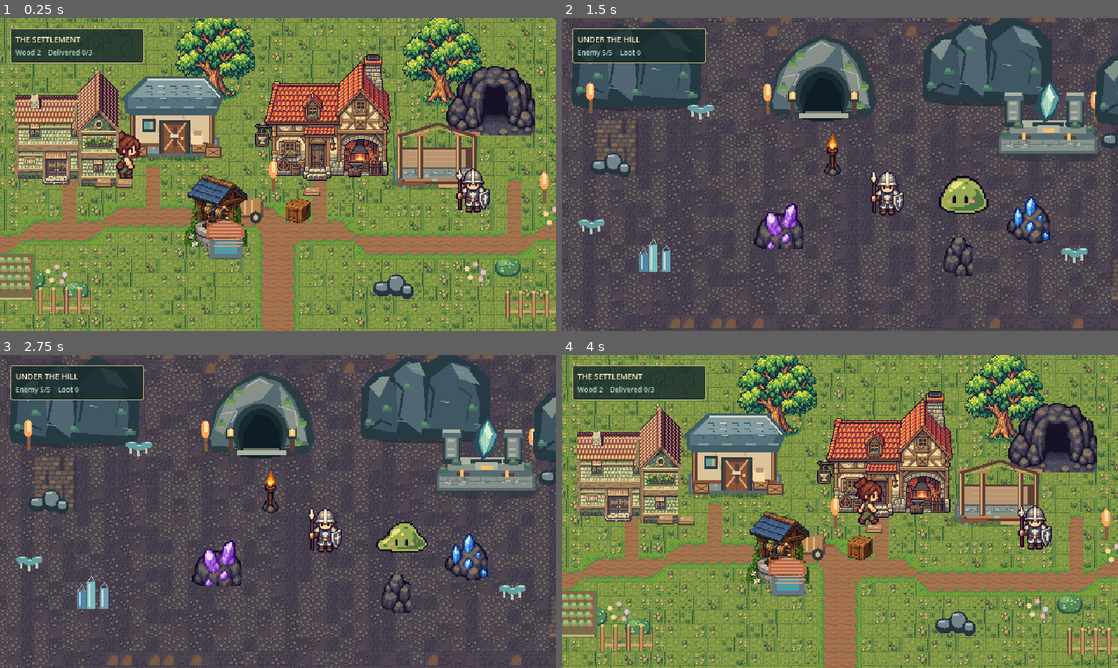
Above: before the commit, frames 1-4 (two rows, left to right).
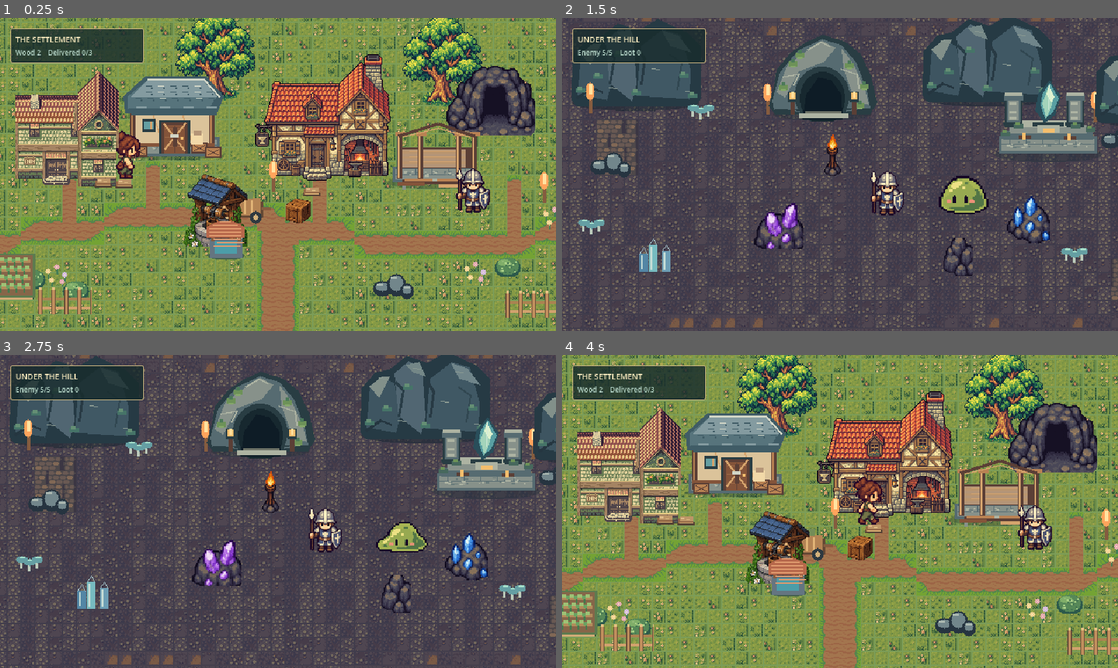
Above: after the commit, the same moments.

Repository: Stoffe101/PixelTown
Game: Godot game, scene res://scenes/main.tscn
Two runs of this game, one before a commit and one after it. Both use one fixed random seed, a clock stepped at 60 frames per second and the inputs below.
Inputs (mouse positions are in pixels of both pictures, inside the frame that each line leads up to):
- Up to frame 1 (0.25 s): no input
- Up to frame 2 (1.5 s): tap Enter at 0.5 s; move the mouse to (962, 158) at 0.52 s; tap Tab at 0.6 s; click (962, 158) at 0.67 s; tap Space at 0.77, 1.25 s; drag from (728, 190) to (812, 237) at 1.27 s
- Up to frame 3 (2.75 s): move the mouse to (333, 442) at 2.02 s; tap 2 at 2.1 s; click (333, 442) at 2.17 s
- Up to frame 4 (4 s): drag from (812, 574) to (673, 464) at 2.77 s; move the mouse to (1006, 558) at 3.52 s; tap Tab at 3.6 s; click (1006, 558) at 3.67 s; tap Space at 3.77 s

The runs differ from the first frame. In frame 1, 2.9% of the frame differs, in the area x 0-100%, y 0-100%; in frame 2, 2.1%; in frame 3, 2.1%; in frame 4, 2.9%.

Commit message:
fix(art): align animation origins, soften live terrain seams and add uncluttered in-engine asset gallery

Diff:
--- a/scenes/characters/Guard.tscn
+++ b/scenes/characters/Guard.tscn
@@ -3,7 +3,8 @@
 
 [node name="Guard" type="AnimatedSprite2D"]
 texture_filter = 1
+centered = false
 sprite_frames = ExtResource("frames")
 animation = &"walk_down"
 autoplay = "walk_down"
-offset = Vector2(0, -68)
+offset = Vector2(-32, -70)
--- a/scenes/characters/Villager.tscn
+++ b/scenes/characters/Villager.tscn
@@ -3,7 +3,8 @@
 
 [node name="Villager" type="AnimatedSprite2D"]
 texture_filter = 1
+centered = false
 sprite_frames = ExtResource("frames")
 animation = &"walk_down"
 autoplay = "walk_down"
-offset = Vector2(0, -68)
+offset = Vector2(-32, -70)
--- a/scenes/enemies/Bat.tscn
+++ b/scenes/enemies/Bat.tscn
@@ -3,7 +3,8 @@
 
 [node name="Bat" type="AnimatedSprite2D"]
 texture_filter = 1
+centered = false
 sprite_frames = ExtResource("frames")
 animation = &"fly"
 autoplay = "fly"
-offset = Vector2(0, -60)
+offset = Vector2(-48, -62)
--- a/scenes/enemies/Slime.tscn
+++ b/scenes/enemies/Slime.tscn
@@ -3,7 +3,8 @@
 
 [node name="Slime" type="AnimatedSprite2D"]
 texture_filter = 1
+centered = false
 sprite_frames = ExtResource("frames")
 animation = &"bounce"
 autoplay = "bounce"
-offset = Vector2(0, -44)
+offset = Vector2(-32, -46)
--- a/scenes/enemies/Spider.tscn
+++ b/scenes/enemies/Spider.tscn
@@ -3,7 +3,8 @@
 
 [node name="Spider" type="AnimatedSprite2D"]
 texture_filter = 1
+centered = false
 sprite_frames = ExtResource("frames")
 animation = &"walk"
 autoplay = "walk"
-offset = Vector2(0, -60)
+offset = Vector2(-40, -62)
--- /dev/null
+++ b/scenes/levels/premium_asset_gallery.tscn
@@ -0,0 +1,45 @@
+[gd_scene load_steps=13 format=3]
+[ext_resource type="PackedScene" path="res://scenes/levels/village_layout.tscn" id="Village"]
+[ext_resource type="PackedScene" path="res://scenes/buildings/HouseSmall.tscn" id="House"]
+[ext_resource type="PackedScene" path="res://scenes/buildings/Blacksmith.tscn" id="Smithy"]
+[ext_resource type="PackedScene" path="res://scenes/environment/OakTree.tscn" id="Tree"]
+[ext_resource type="PackedScene" path="res://scenes/characters/Villager.tscn" id="Villager"]
+[ext_resource type="PackedScene" path="res://scenes/characters/Guard.tscn" id="Guard"]
+[ext_resource type="PackedScene" path="res://scenes/enemies/Slime.tscn" id="Slime"]
+[ext_resource type="PackedScene" path="res://scenes/enemies/Bat.tscn" id="Bat"]
+[ext_resource type="PackedScene" path="res://scenes/enemies/Spider.tscn" id="Spider"]
+[ext_resource type="PackedScene" path="res://scenes/props/Well.tscn" id="Well"]
+[ext_resource type="PackedScene" path="res://scenes/props/Crate.tscn" id="Crate"]
+[node name="PremiumAssetGallery" type="Node2D"]
+texture_filter = 1
+y_sort_enabled = true
+[node name="ExistingVillage" parent="." instance=ExtResource("Village")]
+[editable path="ExistingVillage"]
+[node name="Objects" parent="ExistingVillage" index="2"]
+visible = false
+[node name="EditorBackdrop" parent="ExistingVillage" index="0"]
+visible = false
+[node name="ShowcaseCamera" type="Camera2D" parent="."]
+position = Vector2(552, 351)
+[node name="HouseApproved" parent="." instance=ExtResource("House")]
+position = Vector2(365, 353)
+[node name="BlacksmithPremium" parent="." instance=ExtResource("Smithy")]
+position = Vector2(655, 353)
+[node name="OakLeft" parent="." instance=ExtResource("Tree")]
+position = Vector2(254, 289)
+[node name="OakRight" parent="." instance=ExtResource("Tree")]
+position = Vector2(814, 288)
+[node name="WellPlaced" parent="." instance=ExtResource("Well")]
+position = Vector2(508, 427)
+[node name="CratePlaced" parent="." instance=ExtResource("Crate")]
+position = Vector2(576, 427)
+[node name="VillagerAnimated" parent="." instance=ExtResource("Villager")]
+position = Vector2(465, 448)
+[node name="GuardAnimated" parent="." instance=ExtResource("Guard")]
+position = Vector2(745, 452)
+[node name="SlimeAnimated" parent="." instance=ExtResource("Slime")]
+position = Vector2(614, 478)
+[node name="BatAnimated" parent="." instance=ExtResource("Bat")]
+position = Vector2(826, 470)
+[node name="SpiderAnimated" parent="." instance=ExtResource("Spider")]
+position = Vector2(328, 467)
--- a/tests/visual/capture.gd
+++ b/tests/visual/capture.gd
@@ -20,13 +20,13 @@
 	var scale_choice := int(args[4]) if args.size() > 4 else 0
 	var seconds := float(args[5]) if args.size() > 5 else 0.0
 	var camera_zoom := float(args[6]) if args.size() > 6 else 1.0
-	if mode != "village" and mode != "cave" and mode != "showcase":
+	if mode != "village" and mode != "cave" and mode != "showcase" and mode != "gallery":
 		printerr("Unknown capture mode ",mode)
 		quit(2)
 		return
 
 	DisplayServer.window_set_size(expected_size)
-	var scene_file: String = "res://scenes/levels/artist_showcase.tscn" if mode == "showcase" else "res://scenes/main.tscn"
+	var scene_file: String = "res://scenes/levels/premium_asset_gallery.tscn" if mode == "gallery" else ("res://scenes/levels/artist_showcase.tscn" if mode == "showcase" else "res://scenes/main.tscn")
 	var source := load(scene_file) as PackedScene
 	if source == null:
 		printerr("Unable to load main scene")
@@ -34,20 +34,22 @@
 		return
 	var scene: Node = source.instantiate()
 	get_root().add_child(scene)
-	if mode != "showcase" and not scene.has_method("configure_capture"):
+	if mode != "showcase" and mode != "gallery" and not scene.has_method("configure_capture"):
 		printerr("Scene missing capture configuration")
 		quit(1)
 		return
-	if mode != "showcase":
+	if mode != "showcase" and mode != "gallery":
 		scene.call("configure_capture",mode,scale_choice,seconds)
 	else:
 		(scene.get_node("ShowcaseCamera") as Camera2D).make_current()
 	if camera_zoom != 1.0:
-		var camera: Camera2D = scene.get_node_or_null("ShowcaseCamera" if mode == "showcase" else "WorldCamera")
+		var camera: Camera2D = scene.get_node_or_null("ShowcaseCamera" if mode == "showcase" or mode == "gallery" else "WorldCamera")
 		if camera != null:
 			camera.zoom = Vector2.ONE * camera_zoom
 	for i in range(6):
 		await process_frame
+	if mode == "gallery" and seconds > 0.0:
+		await create_timer(seconds).timeout
 	await RenderingServer.frame_post_draw
 	var result_image := get_root().get_texture().get_image()
 	if result_image == null or result_image.is_empty():
Binary file changed: assets/terrain.png
Not shown, changed: .github/workflows/ci.yml
Not shown, changed: docs/art/GAME_READY_ASSETS.md
